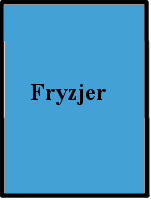
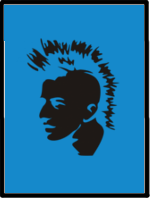
Revision of a layered 151 × 200 image; what changed, layer by layer:
removed layer "Fryzjer" over bbox(31, 84, 106, 105)
renamed "Tło" to "Fryzjer.png", painted on it over bbox(4, 5, 144, 193)
